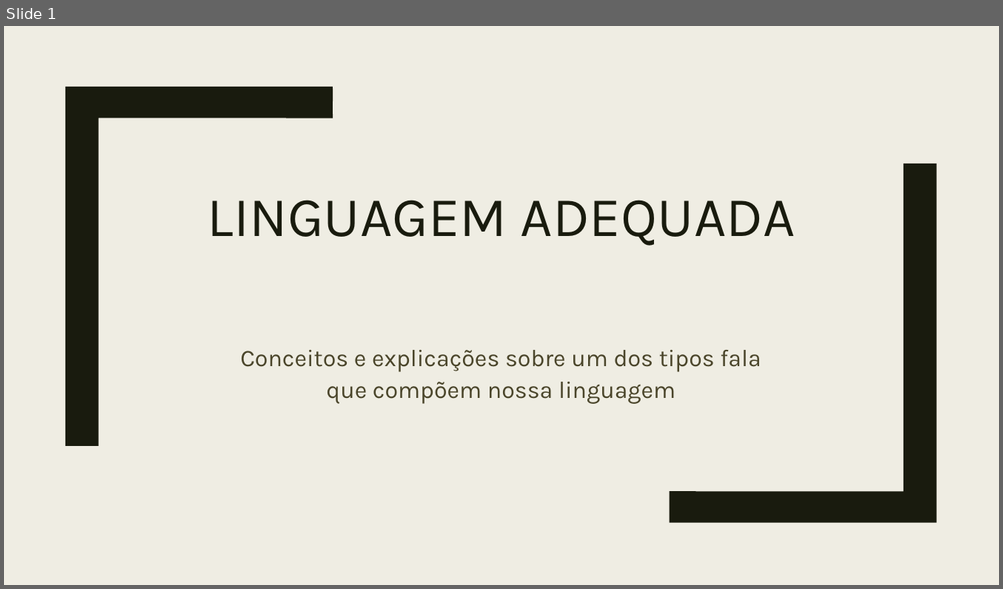
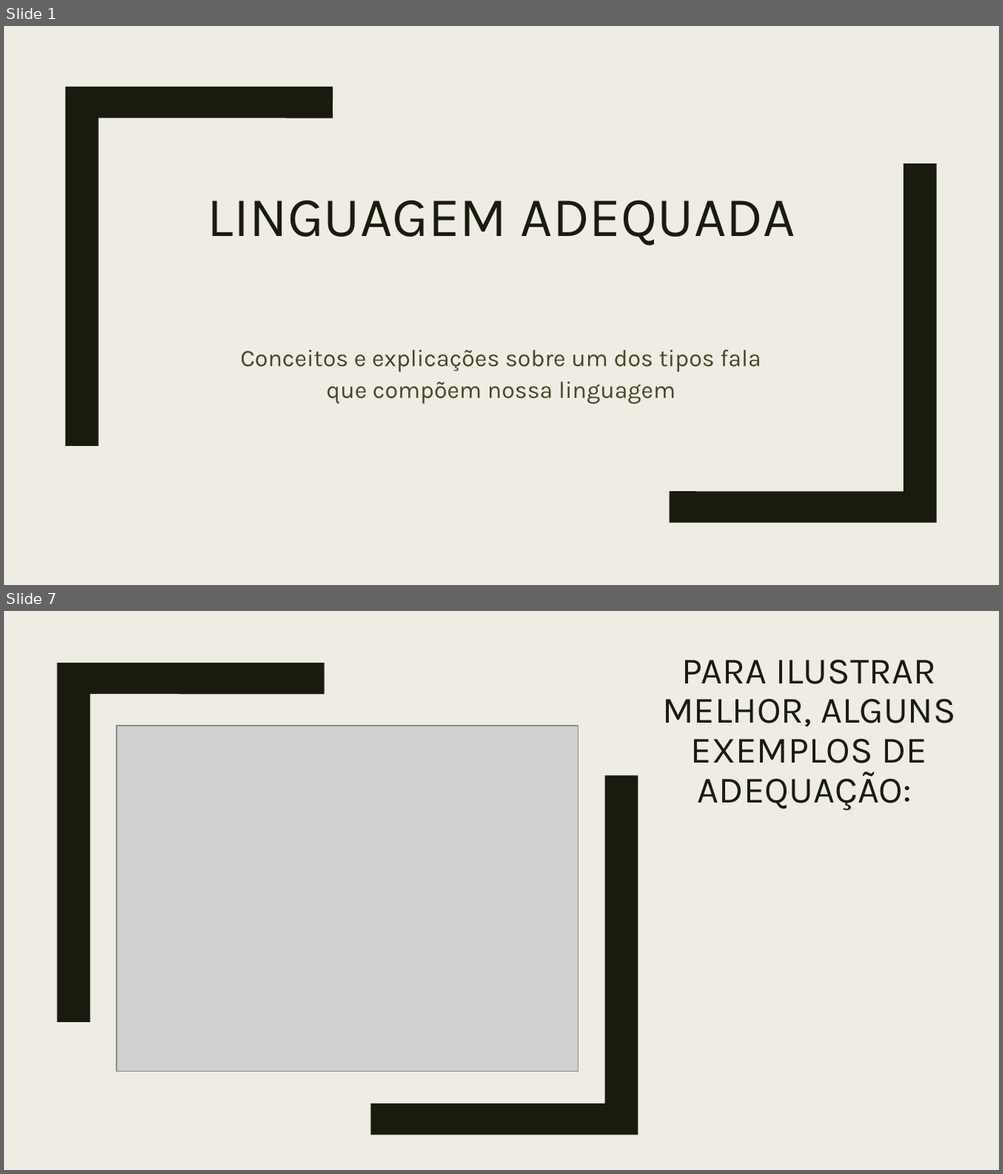
Before and after one commit to bellimatheus/Linguagem, a slide deck: Comunicação/Linguagem adequada.pptx. Shown one above the other, each under a label of ours: slide 1 before the commit, slides 1 and 7 after it; the slides between them are not shown. The pictures are 1003x589 and 1003x1174 pixels, drawn with LibreOffice and Linux fonts; fonts in the diff are those of the drawing; grey boxes stand for pictures. Boxes give left, top, right and bottom in pixels: in the first picture for what was removed or moved away, otherwise in the second. Text is boxed around its words. In the diff, an @@ line names an element or a change of style, - is before the commit and + after.

```diff
--- a/Comunicação/Linguagem adequada.pptx
+++ b/Comunicação/Linguagem adequada.pptx
@@ slide 7 added at box(4, 611, 999, 1170), background #EFEDE3 @@
@@ rectangle added at box(4, 611, 999, 1170), fill #EFEDE3 @@
@@ rectangle added at box(42, 611, 62, 1170), fill #191B0E @@
@@ freeform shape added at box(57, 663, 324, 1022), fill #191B0E @@
@@ title added at box(662, 660, 956, 811), 36 pt, text #191B0E @@
+PARA ILUSTRAR MELHOR, ALGUNS EXEMPLOS DE ADEQUAÇÃO:
@@ picture added at box(116, 726, 578, 1072) @@
@@ freeform shape added at box(371, 776, 638, 1136), fill #191B0E @@
```
Also in this commit, not shown: 1 slide changed, 6 other slides added, 1 slide removed.
